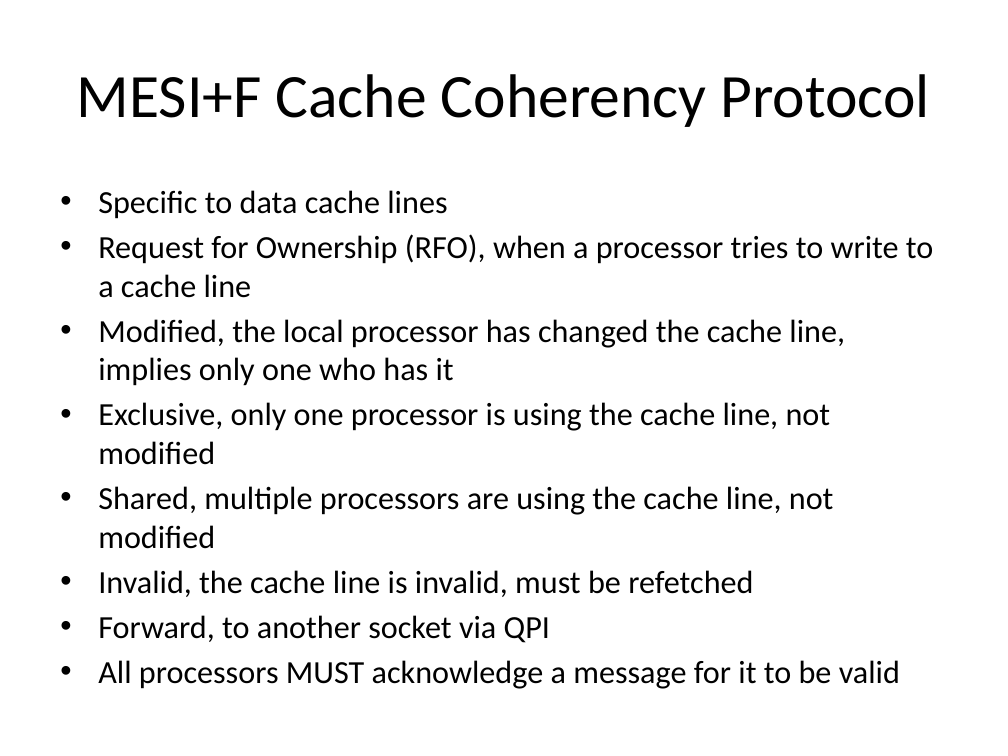
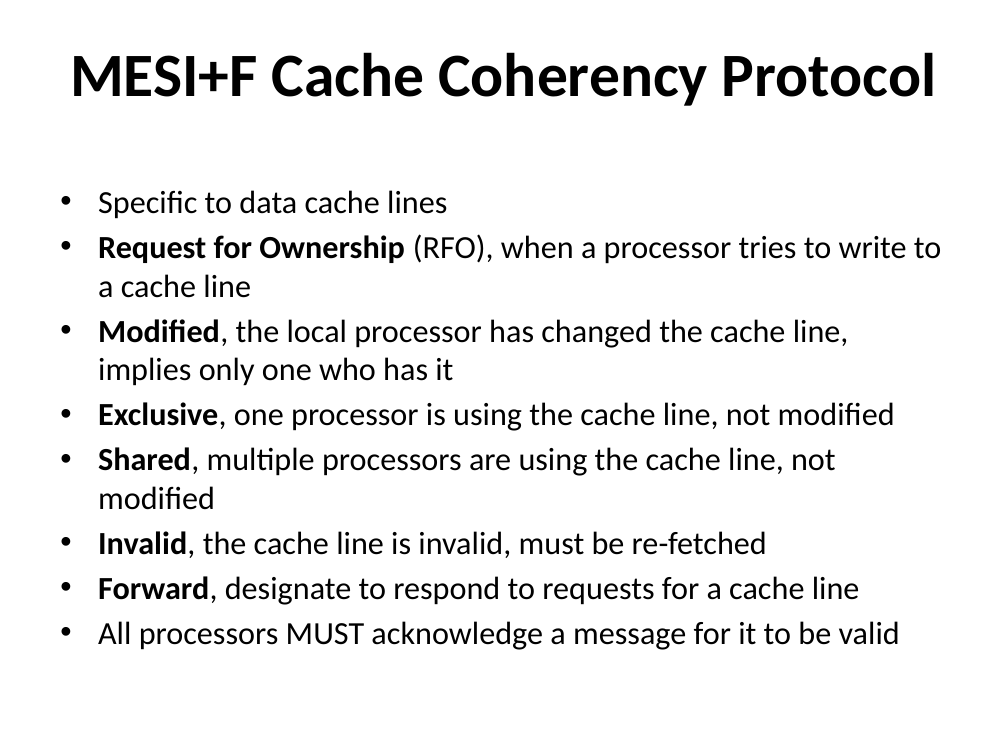
Before and after one commit to jamie-allen/cpu_caches, a slide deck: slide 16 of cpu_caches.pptx (slide 26 before the commit). Drawn at 1008x756 pixels with LibreOffice and Linux fonts; fonts in the diff are those of the drawing; background and template pictures are left out. Boxes give left, top, right and bottom in pixels: in the first picture for what was removed or moved away, otherwise in the second. Text is boxed around its words. In the diff, an @@ line names an element or a change of style, - is before the commit and + after.

```diff
--- a/cpu_caches.pptx
+++ b/cpu_caches.pptx
@@ title "MESI+F Cache Coherency Protocol" at (70,52,937,106): bold on; vertical alignment middle to top @@
@@ text at (98,234,941,510): bold on in "Request for Ownership", "Modified,", "Shared," @@
@@ text at (98,402,895,431): text changed @@
-• Exclusive, only one processor is using the cache line, not modified
+• Exclusive, one processor is using the cache line, not modified
@@ text at (98,531,860,605): text changed @@
-• Invalid, the cache line is invalid, must be refetched
-• Forward, to another socket via QPI
+• Invalid, the cache line is invalid, must be re-fetched
+• Forward, designate to respond to requests for a cache line
```
Also in this commit, not shown: 35 other slides changed, 8 slides added, 4 slides removed, 1 other file.
